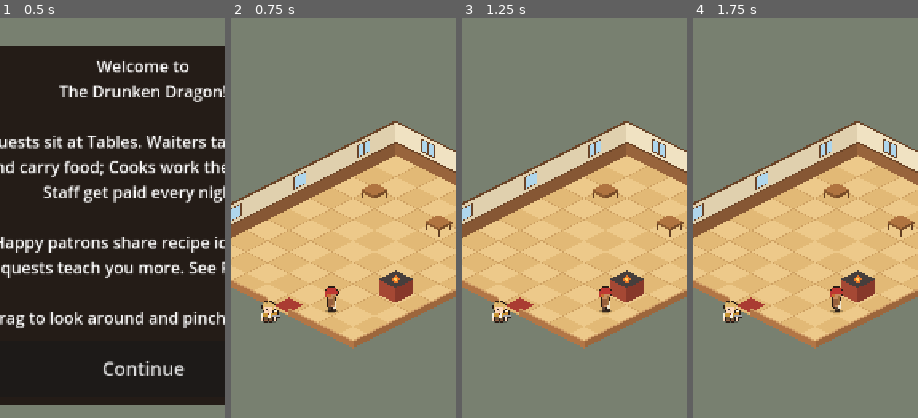
Above: before the commit, frames 1-4 (left to right).
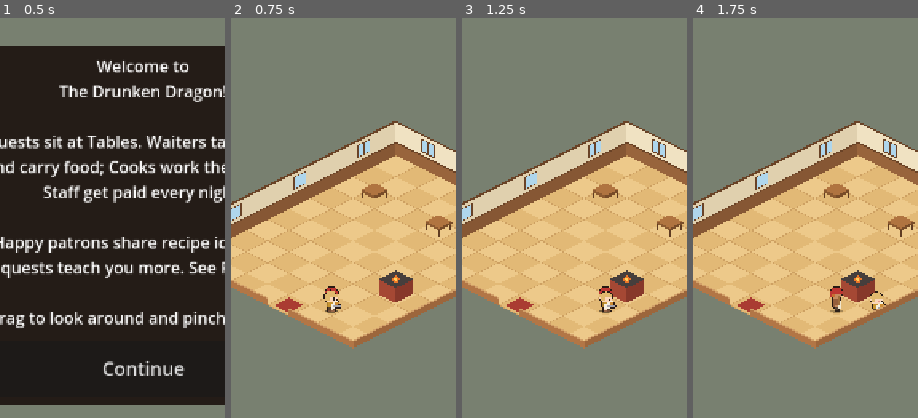
Above: after the commit, the same moments.

Repository: unclepappygaming/drunken-dragon
Game: Godot game, scene res://scenes/main.tscn
Two runs of this game, one before a commit and one after it. Both use one fixed random seed, a clock stepped at 60 frames per second and the inputs below.
Inputs:
- Up to frame 1 (0.5 s): no input
- Up to frame 2 (0.75 s): click "Continue" at 0.5 s
- Up to frame 3 (1.25 s): no input
- Up to frame 4 (1.75 s): click "Build" at 1.25 s
The pictures show only the part of the screen within x 18-68%, y 24-74%; the shares and areas given below are measured in that part.

Frame 1 is identical in both runs. In frame 2, 0.6% of the frame differs, in the area x 13-49%, y 67-77%; in frame 3, 0.6%; in frame 4, 0.5%.

Commit message:
Idle staff wait inside instead of outside the door
New hires appeared outside the front door and only came in once they
had a job, so between days (and all day, for a cook with no free
Hearth) they stood outside. Idle staff now walk to a standby spot: a
free square near the kitchen, away from the doorway and guests' seats.
New hires head there at once; others after 1.5 seconds without work.

Co-Authored-By: Claude Opus 5.5 <noreply@anthropic.com>
Claude-Session: https://claude.ai/code/session_019VRsRCogzWm6kk6t1eMEE4

Diff:
--- a/scripts/cook.gd
+++ b/scripts/cook.gd
@@ -62,9 +62,12 @@
 			# Look for a Hearth that has no cook. (Cheap, so every frame is fine.)
 			var cell: Vector2i = grid.claim_hearth(self)
 			if cell != TavernGrid.NO_CELL:
+				end_standby()
 				hearth_cell = cell
 				go_to_cell(grid.access_cell(cell, position, self))
 				state = State.WALKING_TO_HEARTH
+			else:
+				idle_standby(delta)   # no free Hearth: wait inside, out of the way
 
 		State.WALKING_TO_HEARTH:
 			if _walk(delta):
--- a/scripts/tavern_grid.gd
+++ b/scripts/tavern_grid.gd
@@ -296,6 +296,37 @@
 	return best
 
 
+# Where staff with nothing to do wait: a free square near the kitchen
+# (the first Hearth) or the middle of the room. Not the doorway, not a
+# square someone else is using, and preferably not beside a table, since
+# that's where guests sit. NO_CELL if there's nowhere to go.
+func standby_cell(asker: Node) -> Vector2i:
+	var anchor: Vector2 = Vector2(cols, rows) / 2.0
+	if not hearths.is_empty():
+		anchor = Vector2(hearths.keys()[0])
+	var in_use: Dictionary = _cells_in_use(asker)
+	var choices: Array = []
+	for x in cols:
+		for y in rows:
+			var spot := Vector2i(x, y)
+			if furniture.has(spot) or spot == door_cell or in_use.has(spot):
+				continue
+			var score: float = Vector2(spot).distance_to(anchor)
+			for side in SIDES:
+				if furniture.get(spot + side, "") == "table":
+					score += 10.0
+			choices.append([score, spot])
+	choices.sort_custom(func(a, b): return a[0] < b[0])
+	var start: Vector2i = asker.current_cell()
+	if start == NO_CELL:
+		start = door_cell
+	# The closest one we can actually walk to.
+	for choice in choices:
+		if not find_path(start, choice[1]).is_empty():
+			return choice[1]
+	return NO_CELL
+
+
 func find_free_table() -> Vector2i:
 	var free: Array[Vector2i] = []
 	for cell in table_owner:
--- a/scripts/waiter.gd
+++ b/scripts/waiter.gd
@@ -53,6 +53,8 @@
 	match state:
 		State.IDLE:
 			_find_task()
+			if state == State.IDLE:
+				idle_standby(delta)   # nothing to do: wait inside, out of the way
 
 		State.TO_GUEST:
 			if not _guest_is(Customer.State.WAITING_FOR_WAITER):
@@ -114,6 +116,7 @@
 	# Finished food first.
 	var hearth: Vector2i = grid.claim_ready_plate(self)
 	if hearth != TavernGrid.NO_CELL:
+		end_standby()
 		_hearth = hearth
 		go_to_cell(grid.access_cell(hearth, position, self))
 		state = State.TO_HEARTH
@@ -121,6 +124,7 @@
 
 	var guest: Customer = GameManager.next_order_request()
 	if guest != null:
+		end_standby()
 		_guest = guest
 		go_to_cell(grid.access_cell(guest.table_cell, position, self))
 		state = State.TO_GUEST
--- a/scripts/walker.gd
+++ b/scripts/walker.gd
@@ -32,6 +32,11 @@
 # True when no route exists right now. We try again on the next layout change.
 var _stuck: bool = false
 
+# --- Standby (staff with nothing to do) ---
+const STANDBY_DELAY: float = 1.5   # seconds idle before heading to standby
+var _idle_time: float = 0.0
+var _on_standby: bool = false
+
 # --- Sprite drawing ---
 const WALK_FPS: float = 6.0       # walk-cycle frames per second
 const SPRITE_SCALE: float = 2.0   # sheet pixels -> world pixels
@@ -69,6 +74,27 @@
 	_going_outside = true
 	_outside_target = point
 	_plan_route()
+
+
+# Call every frame while a staff member has nothing to do. New hires
+# (still outside) head in right away; anyone else waits a moment, then
+# walks to a standby spot near the kitchen, off the guests' seats.
+func idle_standby(delta: float) -> void:
+	if _on_standby:
+		_walk(delta)
+		return
+	_idle_time += delta
+	if current_cell() == TavernGrid.NO_CELL or _idle_time >= STANDBY_DELAY:
+		var spot: Vector2i = grid.standby_cell(self)
+		if spot != TavernGrid.NO_CELL and spot != current_cell():
+			go_to_cell(spot)
+		_on_standby = true
+
+
+# Call when a staff member gets a job, so the next idle spell starts fresh.
+func end_standby() -> void:
+	_on_standby = false
+	_idle_time = 0.0
 
 
 # Walk out through the front door.
